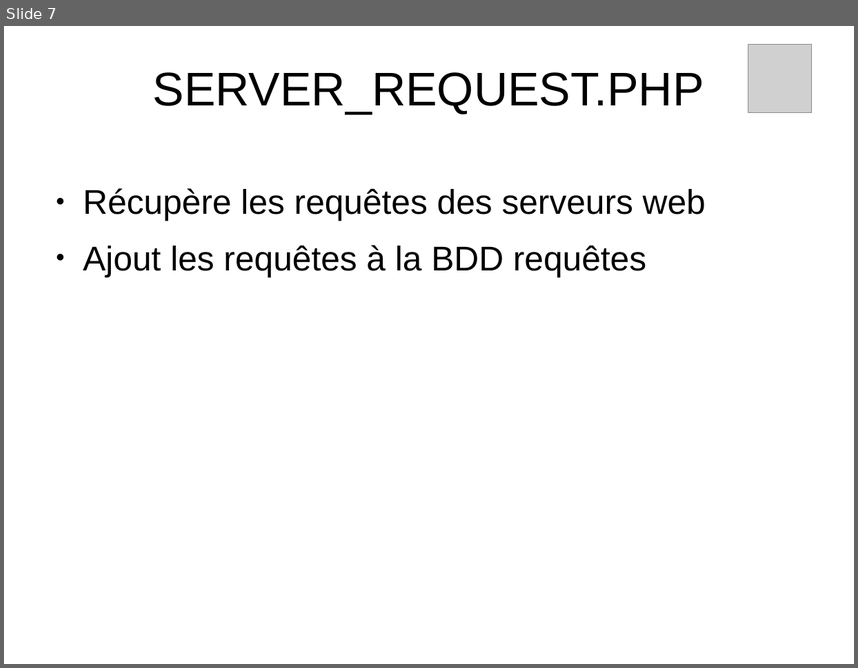
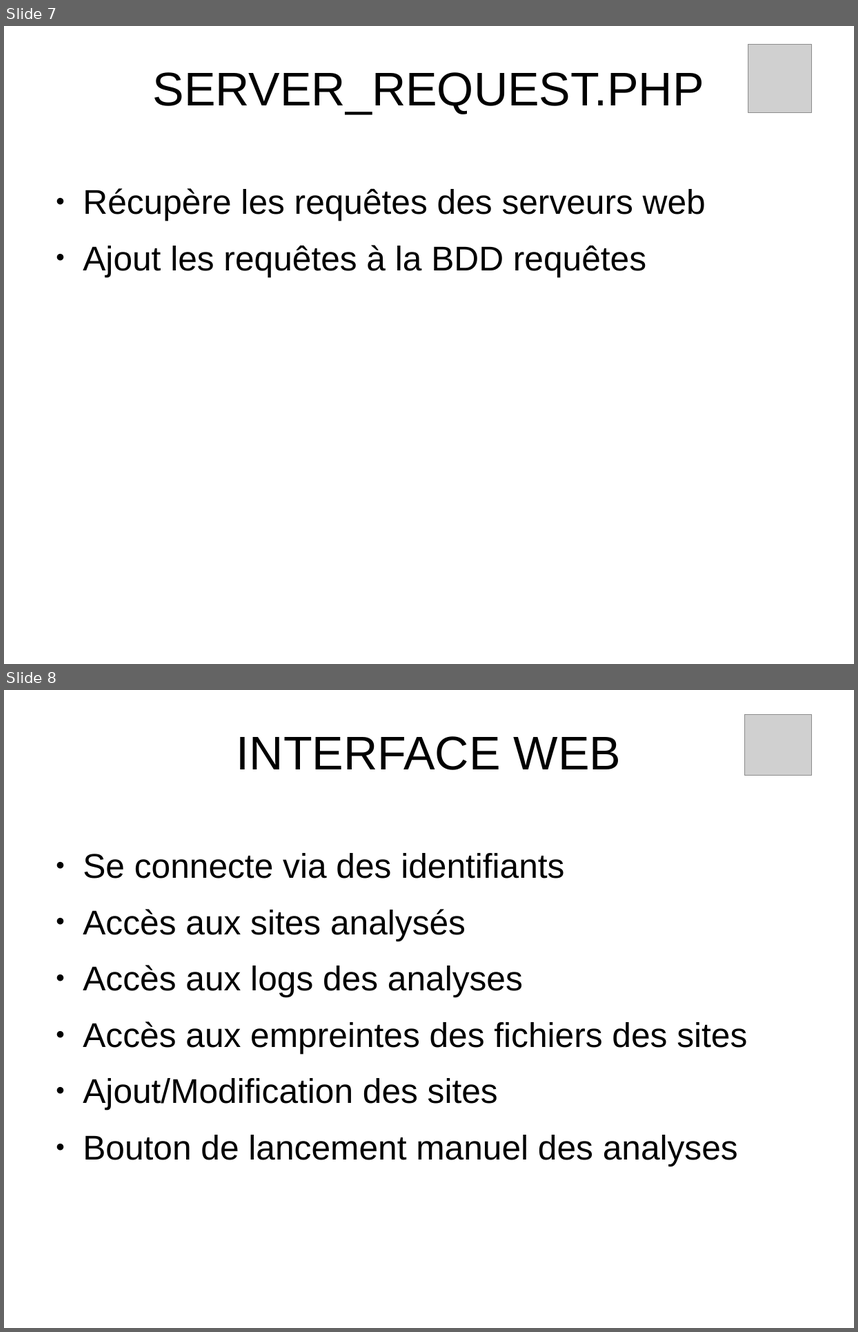
Before and after one commit to maximecohen2/secu_b3_TP-lab2, a slide deck: doc/Infrastructure.odp. Shown one above the other, each under a label of ours: slide 7 before the commit, slides 7 and 8 after it. The pictures are 858x668 and 858x1332 pixels, drawn with LibreOffice and Linux fonts; fonts in the diff are those of the drawing; grey boxes stand for pictures; background and template pictures are left out. Boxes give left, top, right and bottom in pixels: in the first picture for what was removed or moved away, otherwise in the second. Text is boxed around its words. In the diff, an @@ line names an element or a change of style, - is before the commit and + after.

```diff
--- a/doc/Infrastructure.odp
+++ b/doc/Infrastructure.odp
@@ slide 8 added at bbox=[4, 690, 854, 1328], background picture (left out) @@
@@ picture added at bbox=[745, 714, 813, 775] @@
@@ title added at bbox=[237, 736, 621, 770], 44 pt, text #000000 @@
+INTERFACE WEB
@@ text added at bbox=[83, 853, 747, 1165], 32 pt, text #000000 @@
+● Se connecte via des identifiants
+● Accès aux sites analysés
+● Accès aux logs des analyses
+● Accès aux empreintes des fichiers des sites
+● Ajout/Modification des sites
+● Bouton de lancement manuel des analyses
```
Also in this commit, not shown: 5 slides changed, 3 other slides added.
